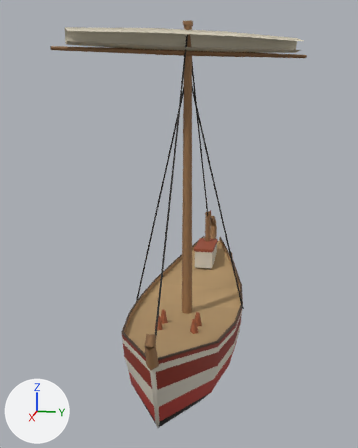
The glTF model public/harbour/kit/hull_usd_coaster_small.glb, before and after one commit.
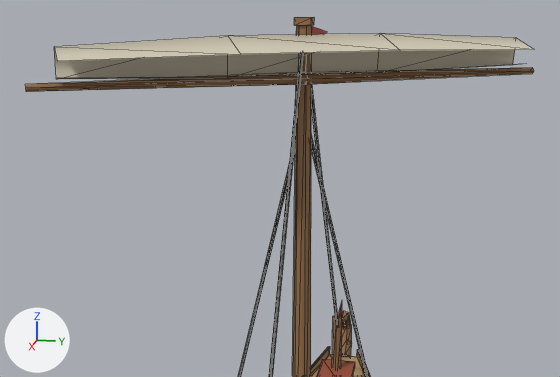
Each version appears first whole from a 50 mm lens placed at (14.55, 2.53, 7.27), pointed at (0.07, -0.37, 3.65), and next in a close-up from a 50 mm lens placed at (11.17, 1.77, 9.6), pointed at (1.49, -0.17, 7.18). Lighting does not change. The marker at lower left points along +X, +Y and +Z. The older version's two pictures come first. Both versions are drawn at full value of the shape key 'furl' of 'sail_main'; the numbers are the values there. The close-ups show mesh edges as thin lines. Vertices at exactly the same position are counted once.

Names of what the first close-up shows: 'deck', 'hull', 'mast', 'rigging', 'sail_main', 'yards' and 1 more.
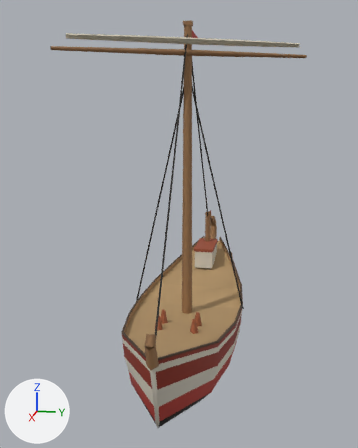
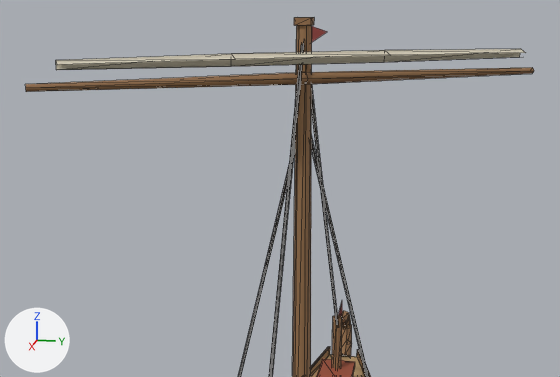
Boxes (x1, y1, x2, y2) around the edits, measured in the close-ups (560 x 377 px):
'sail_main', reshaped, moved, rescaled (53% shorter)
    before: (54, 33, 533, 79)
    after: (56, 49, 526, 70)

Diff of the bpy script that builds the scene:
```diff
--- a/public/harbour/kit/hull_usd_coaster_small.glb.py
+++ b/public/harbour/kit/hull_usd_coaster_small.glb.py
@@ me_sail_main_003 @@
 # used by ob_sail_main; parent = ob_heel; location = (0.829, 0.0742, 6.639); scale = (6.64, 6.64, 6.64)
-me_sail_main_003.from_pydata(...)  # 16 vertices, 18 faces; spans x -0.248..0.301, y -0.425..0.455, z 0.293..0.375
-me_sail_main_003.vertices[0].co = (0.282, -0.401, 0.309)
-me_sail_main_003.vertices[1].co = (0.127, -0.115, 0.302)  # pixel (236, 76)
-me_sail_main_003.vertices[2].co = (0.068, -0.148, 0.293)
-me_sail_main_003.vertices[3].co = (0.24, -0.425, 0.303)  # pixel (56, 79)
-me_sail_main_003.vertices[4].co = (-0.095, 0.133, 0.293)
-me_sail_main_003.vertices[5].co = (-0.036, 0.167, 0.302)  # pixel (392, 71)
-me_sail_main_003.vertices[6].co = (-0.248, 0.42, 0.303)  # pixel (512, 64)
-me_sail_main_003.vertices[7].co = (-0.206, 0.444, 0.309)
-me_sail_main_003.vertices[8].co = (-0.244, 0.423, 0.361)  # pixel (516, 37)
-me_sail_main_003.vertices[9].co = (-0.088, 0.137, 0.375)  # pixel (380, 33)
-me_sail_main_003.vertices[10].co = (-0.188, 0.455, 0.34)  # pixel (534, 49)
-me_sail_main_003.vertices[11].co = (-0.009, 0.182, 0.346)  # pixel (400, 50)
-me_sail_main_003.vertices[12].co = (0.074, -0.145, 0.375)  # pixel (227, 35)
-me_sail_main_003.vertices[13].co = (0.244, -0.423, 0.361)  # pixel (54, 46)
-me_sail_main_003.vertices[14].co = (0.153, -0.099, 0.346)  # pixel (240, 54)
-me_sail_main_003.vertices[15].co = (0.301, -0.39, 0.34)  # pixel (57, 61)
+me_sail_main_003.from_pydata(...)  # 16 vertices, 18 faces; spans x -0.226..0.274, y -0.408..0.436, z 0.3..0.324
+# me_sail_main_003 part 1
+me_sail_main_003.vertices[0].co = (0.268, -0.401, 0.305)
+me_sail_main_003.vertices[1].co = (0.11, -0.122, 0.303)
+me_sail_main_003.vertices[2].co = (0.092, -0.132, 0.3)  # pixel (231, 66)
+me_sail_main_003.vertices[3].co = (0.256, -0.408, 0.303)  # pixel (56, 69)
+me_sail_main_003.vertices[4].co = (-0.068, 0.146, 0.3)  # pixel (384, 62)
+me_sail_main_003.vertices[5].co = (-0.051, 0.156, 0.303)  # pixel (388, 61)
+me_sail_main_003.vertices[6].co = (-0.226, 0.425, 0.303)  # pixel (519, 57)
+me_sail_main_003.vertices[7].co = (-0.213, 0.433, 0.305)
+me_sail_main_003.vertices[8].co = (-0.225, 0.426, 0.32)  # pixel (520, 48)
+me_sail_main_003.vertices[9].co = (-0.066, 0.147, 0.324)  # pixel (384, 50)
+me_sail_main_003.vertices[10].co = (-0.208, 0.436, 0.314)  # pixel (525, 52)
+me_sail_main_003.vertices[11].co = (-0.043, 0.161, 0.316)  # pixel (390, 55)
+me_sail_main_003.vertices[12].co = (0.094, -0.131, 0.324)  # pixel (231, 53)
+me_sail_main_003.vertices[13].co = (0.257, -0.408, 0.32)  # pixel (55, 60)
+me_sail_main_003.vertices[14].co = (0.118, -0.117, 0.316)  # pixel (235, 59)
+me_sail_main_003.vertices[15].co = (0.274, -0.398, 0.314)  # pixel (56, 64)
 me_sail_main_003.materials.append(mat_hb_sail)
@@ ob_sail_main @@
 ob_sail_main.parent = ob_heel
-ob_sail_main.location = (0.829, 0.0742, 6.639)
-ob_sail_main.scale = (6.64, 6.64, 6.64)
+ob_sail_main.location = (0.829, 0.0742, 6.731)
+ob_sail_main.scale = (6.73, 6.73, 6.73)
```
